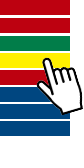
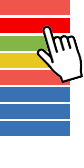
Revision of a layered 84x168 image; what changed, layer by layer:
painted on "Ebene 4" over [36, 25, 84, 116]
showed "highlight", painted on it over [0, 18, 70, 33]
hid "Ebene 5", painted on it over [0, 53, 70, 68]
painted on "Ebene 3" over [0, 0, 70, 136]
